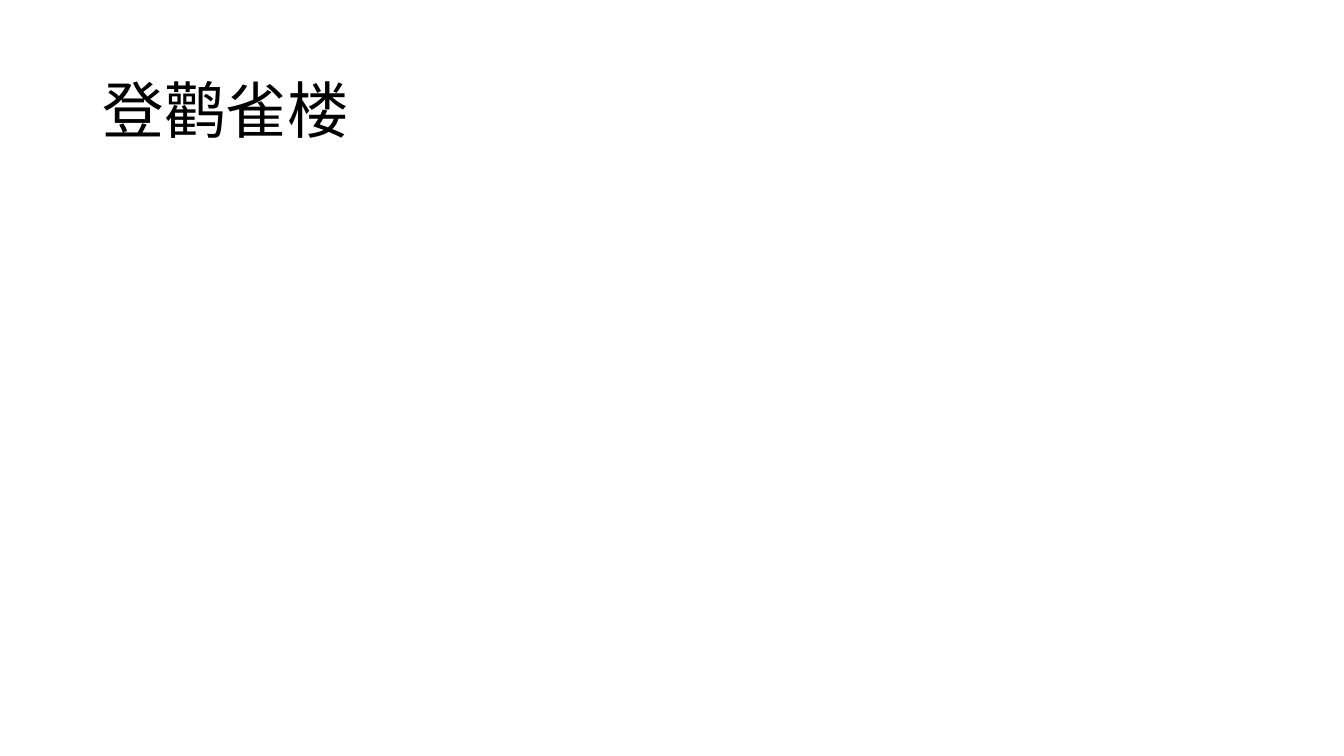
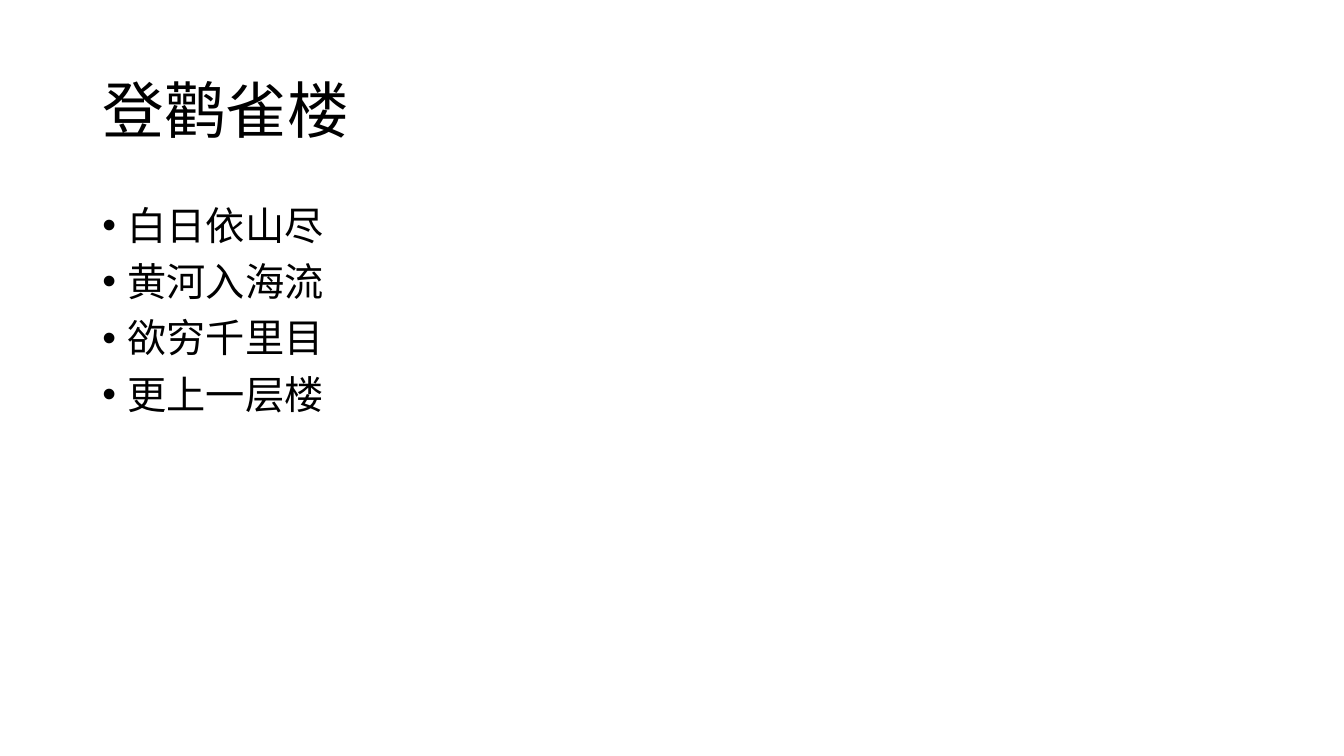
Before and after one commit to ChuckTest/ppt-test, a slide deck: slide 2 of Exercise1.pptx. Drawn at 1344x756 pixels with LibreOffice and Linux fonts; fonts in the diff are those of the drawing. Boxes give left, top, right and bottom in pixels: in the first picture for what was removed or moved away, otherwise in the second. Text is boxed around its words. In the diff, an @@ line names an element or a change of style, - is before the commit and + after.

Commit message:
输入幻灯片正文文本和子标题 图7-19-4

```diff
--- a/Exercise1.pptx
+++ b/Exercise1.pptx
@@ text added at bbox=[128, 207, 324, 413], 28 pt, text #000000 @@
+• 白日依山尽
+• 黄河入海流
+• 欲穷千里目
+• 更上一层楼
```
